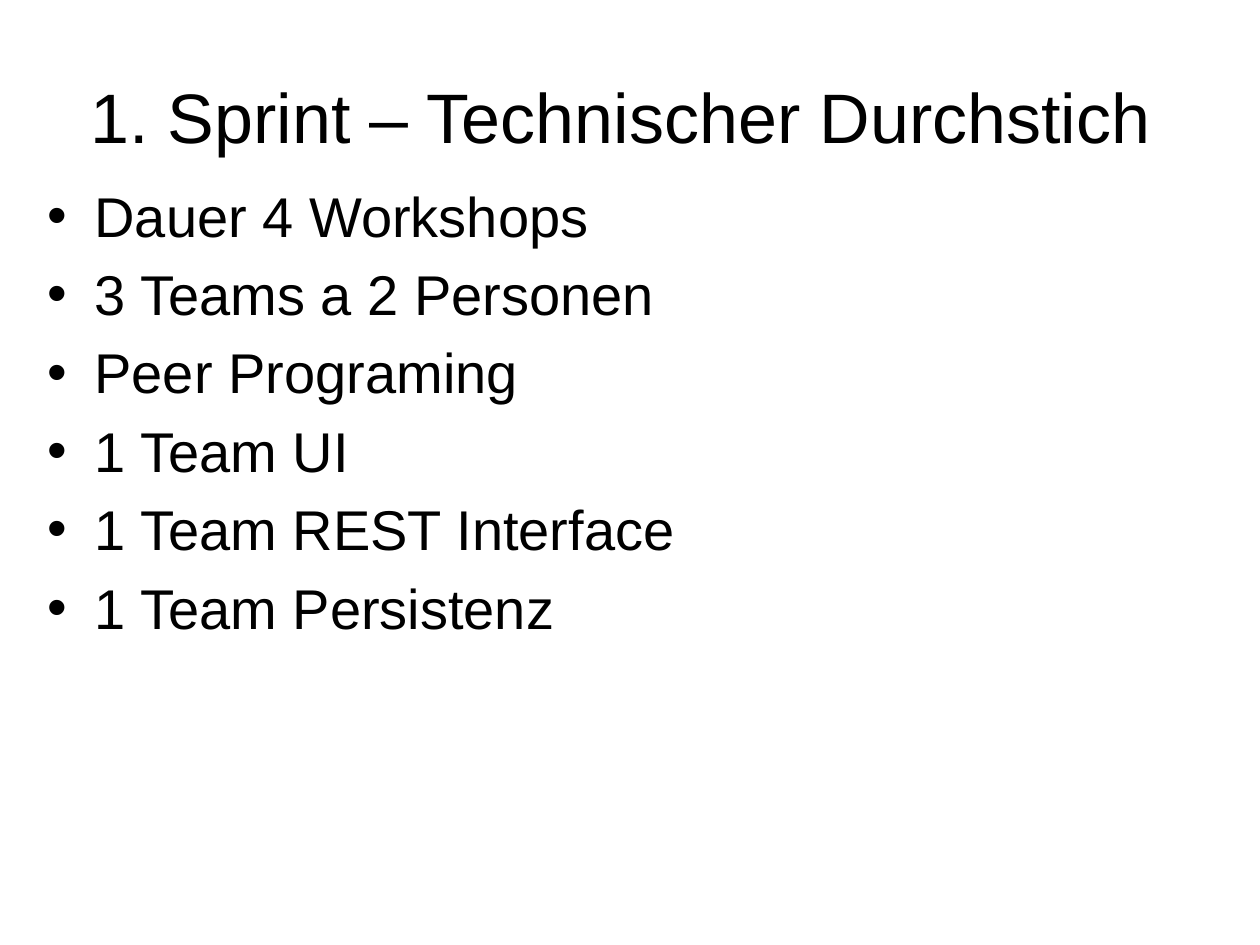
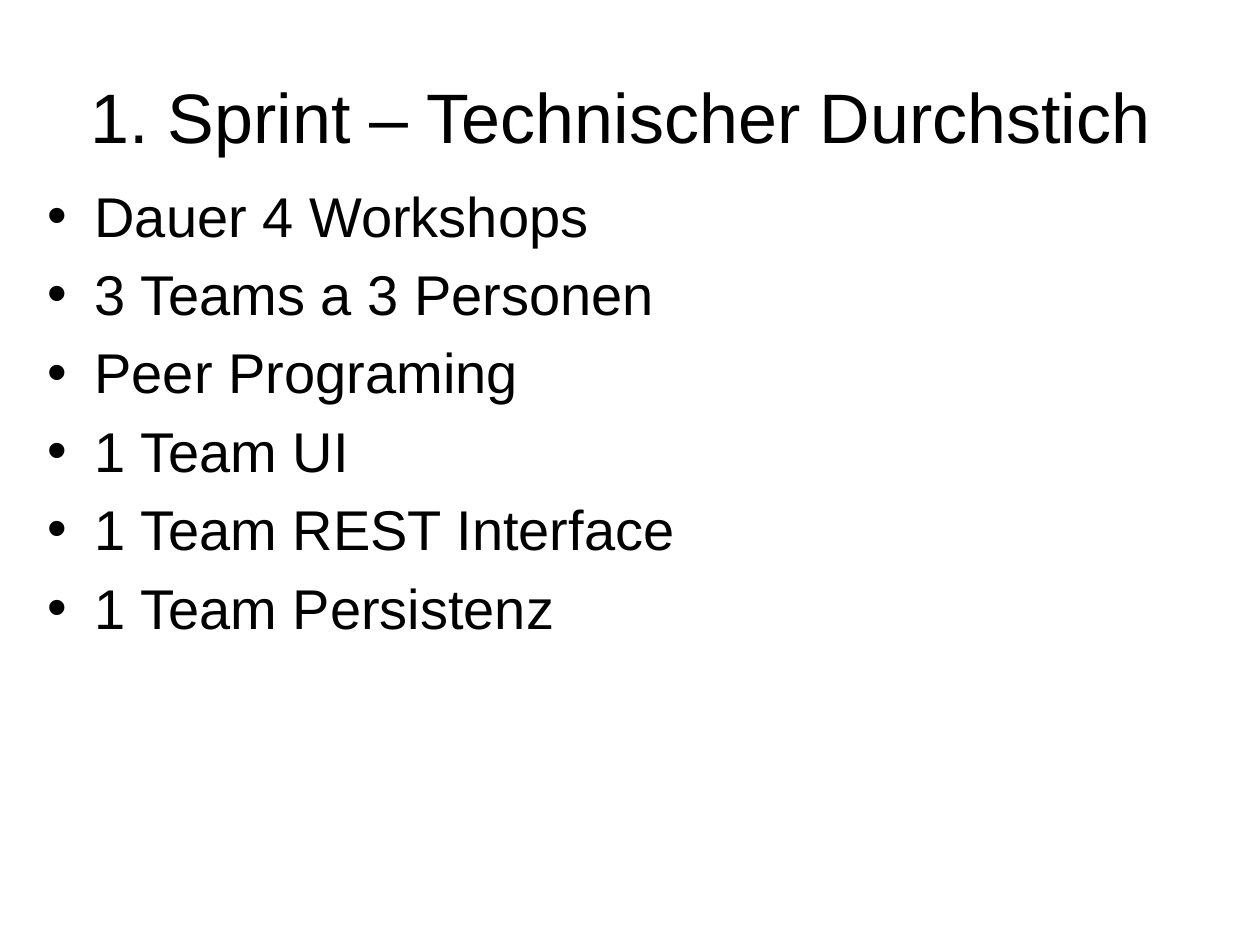
Before and after one commit to owronka/SubZeroMicroservices, a slide deck: slide 18 of doc/Resilient Microservices.pptx (slide 17 before the commit). Drawn at 1260x945 pixels with LibreOffice and Linux fonts; fonts in the diff are those of the drawing. Boxes give left, top, right and bottom in pixels: in the first picture for what was removed or moved away, otherwise in the second. Text is boxed around its words. In the diff, an @@ line names an element or a change of style, - is before the commit and + after.

```diff
--- a/doc/Resilient Microservices.pptx
+++ b/doc/Resilient Microservices.pptx
@@ text at box(95, 276, 654, 316): text changed @@
-• 3 Teams a 2 Personen
+• 3 Teams a 3 Personen
```
Also in this commit, not shown: 6 other slides changed, 1 slide added.
